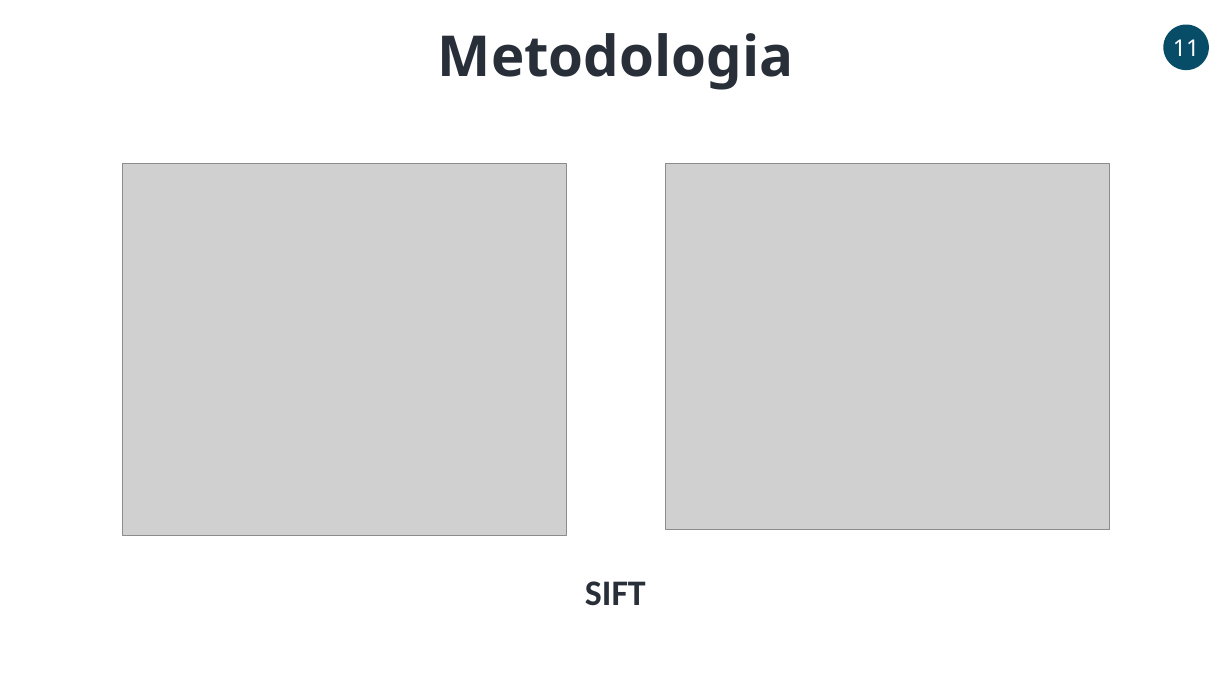
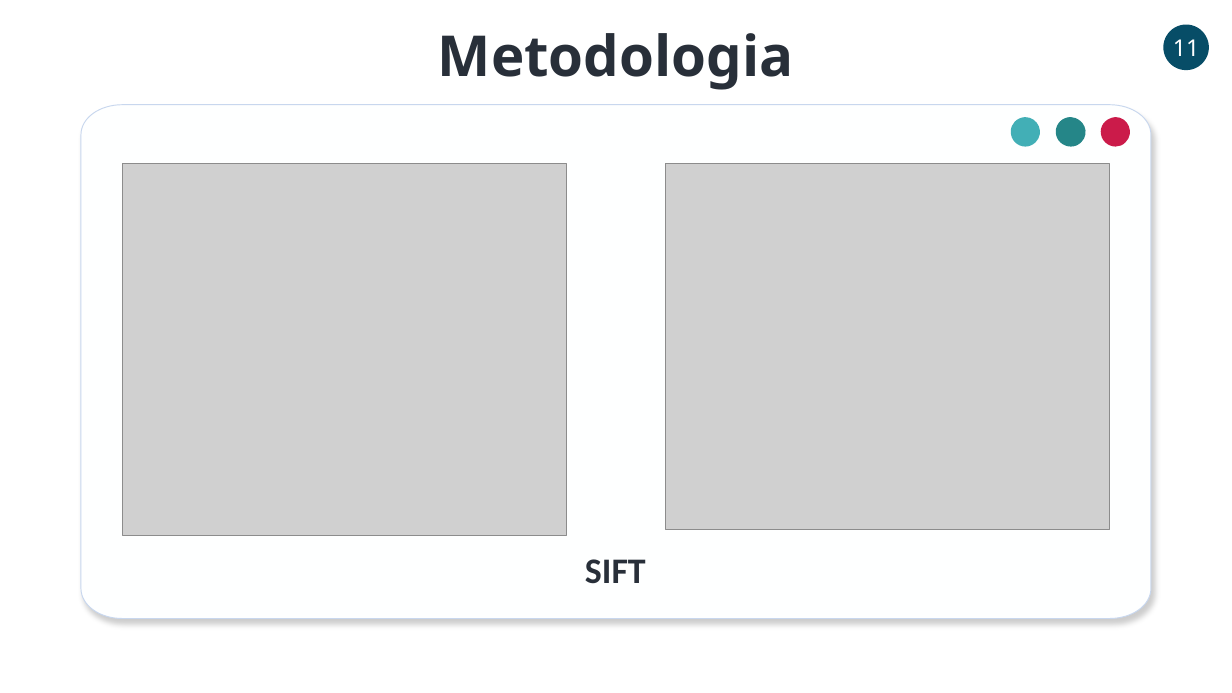
Before and after one commit to PedroCarvalho98/VC2021_22, a slide deck: slide 11 of Project/ApresentacaoFinal.pptx. Drawn at 1232x693 pixels with LibreOffice and Linux fonts; fonts in the diff are those of the drawing; grey boxes stand for pictures. Boxes give left, top, right and bottom in pixels: in the first picture for what was removed or moved away, otherwise in the second. Text is boxed around its words. In the diff, an @@ line names an element or a change of style, - is before the commit and + after.

```diff
--- a/Project/ApresentacaoFinal.pptx
+++ b/Project/ApresentacaoFinal.pptx
@@ freeform shape added at (81,104,1152,618), fill #FEFFFF, outline #C8D7EE 0.75 pt @@
@@ freeform shape added at (1011,117,1045,147), fill #42AFB6 @@
@@ freeform shape added at (1056,117,1092,147), fill #258688 @@
@@ freeform shape added at (1101,117,1135,147), fill #CB1B4A @@
@@ text "SIFT": place and size @@
-text "SIFT" at (585,581,646,606)
+text "SIFT" at (585,559,646,584)
```
Also in this commit, not shown: 1 other slide changed.
